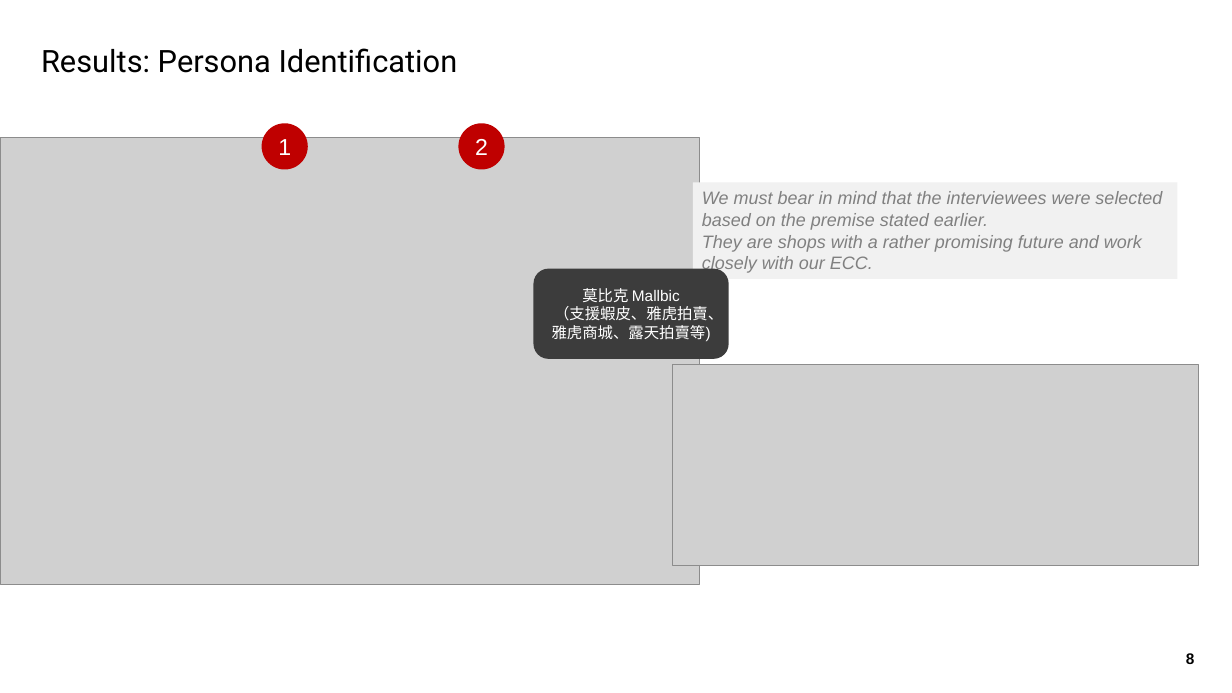
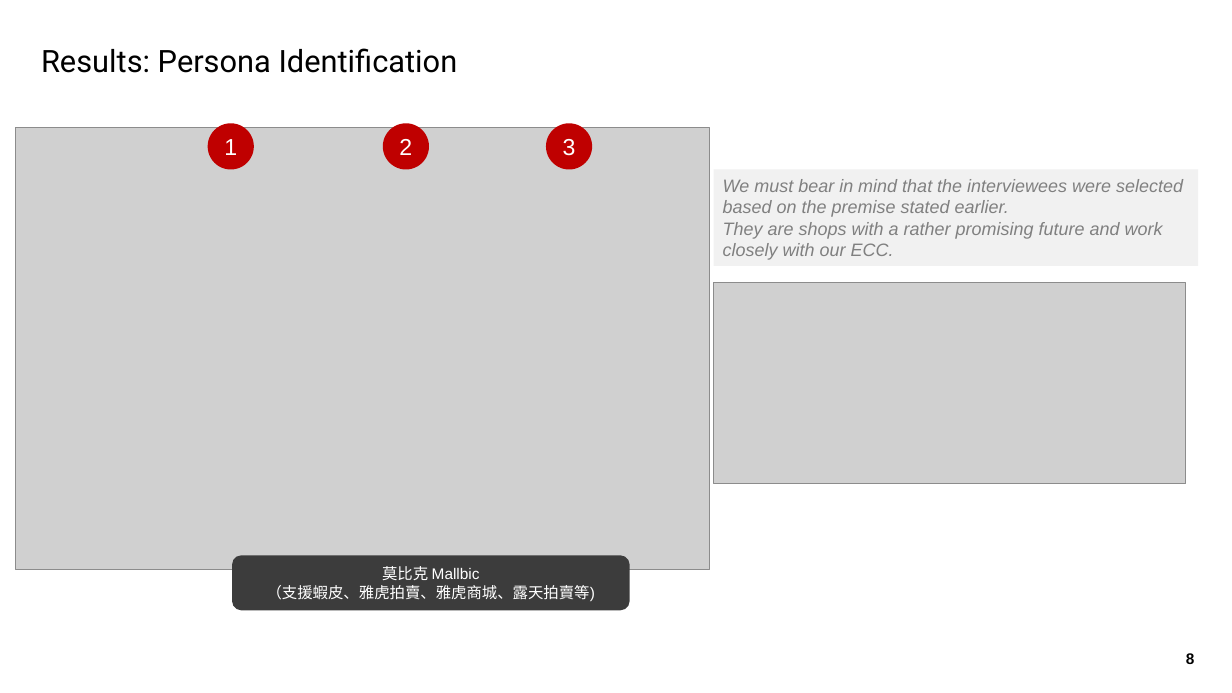
Before and after one commit to chiahou/personas, a slide deck: slide 8 of findings/merchant_persona.pptx. Drawn at 1232x693 pixels with LibreOffice and Linux fonts; fonts in the diff are those of the drawing; grey boxes stand for pictures; background and template pictures are left out. Boxes give left, top, right and bottom in pixels: in the first picture for what was removed or moved away, otherwise in the second. Text is boxed around its words. In the diff, an @@ line names an element or a change of style, - is before the commit and + after.

Commit message:
refined

```diff
--- a/findings/merchant_persona.pptx
+++ b/findings/merchant_persona.pptx
@@ picture: place and size @@
-picture at <box>0,138,700,585</box>
+picture at <box>16,128,710,569</box>
@@ ellipse "1": place and size @@
-ellipse "1" at <box>262,123,308,169</box>
+ellipse "1" at <box>208,123,254,169</box>
@@ ellipse "2": place and size @@
-ellipse "2" at <box>458,123,505,169</box>
+ellipse "2" at <box>383,123,429,169</box>
@@ ellipse added at <box>546,123,592,169</box>, fill #BF0000, 18 pt, text #FFFFFF @@
+3
@@ rectangle "We must bear in mind ...": place and size @@
-rectangle "We must bear in mind ..." at <box>693,182,1177,278</box>
+rectangle "We must bear in mind ..." at <box>714,169,1198,265</box>
@@ picture: place and size @@
-picture at <box>672,364,1198,565</box>
+picture at <box>714,283,1186,483</box>
@@ rounded rectangle "莫比克 Mallbic （支援蝦皮、雅虎拍賣、雅虎商城、露天拍賣等)": place and size @@
-rounded rectangle "莫比克 Mallbic （支援蝦皮、雅虎拍賣、雅虎商城、露天拍賣等)" at <box>533,269,728,360</box>
+rounded rectangle "莫比克 Mallbic （支援蝦皮、雅虎拍賣、雅虎商城、露天拍賣等)" at <box>232,555,629,610</box>
```
